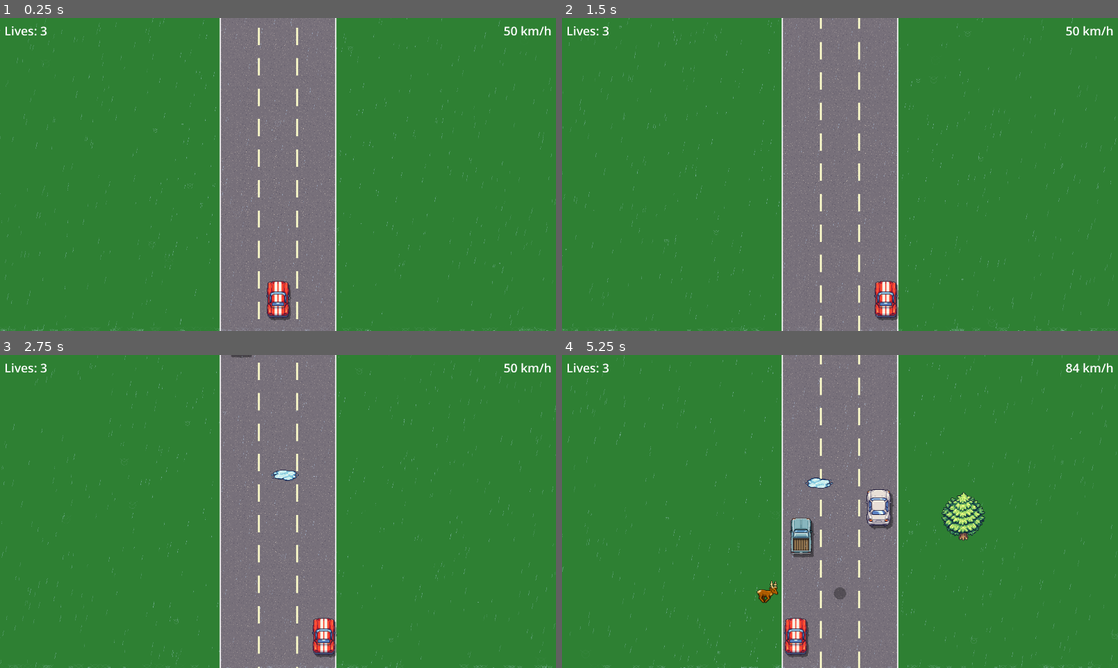
Above: before the commit, frames 1-4 (two rows, left to right).
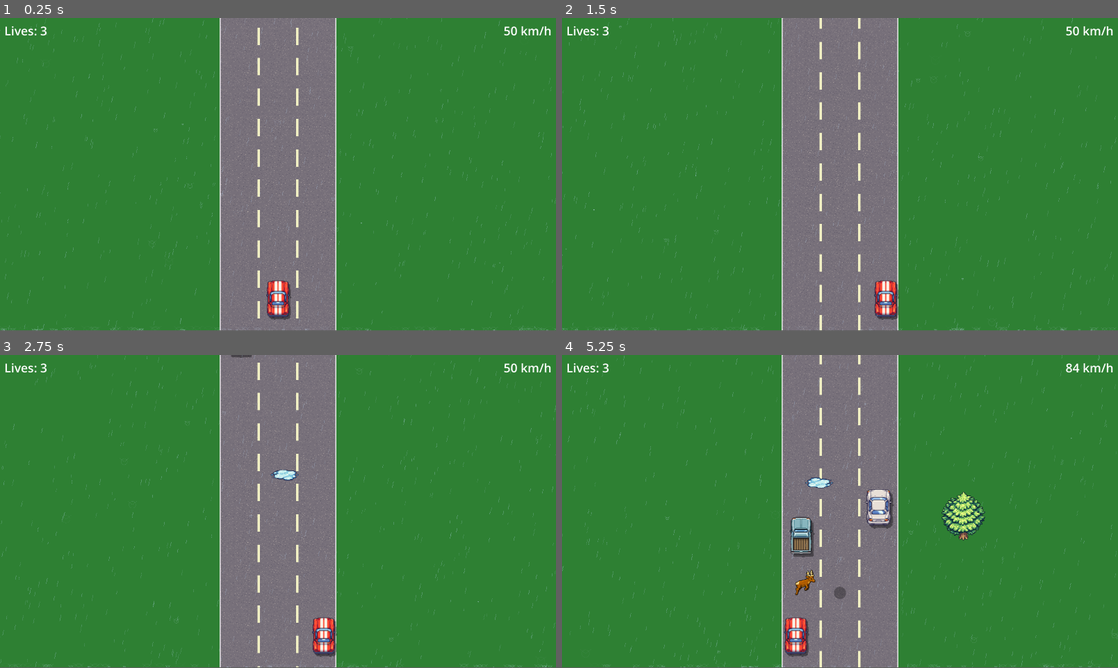
Above: after the commit, the same moments.

Repository: Antonio-Ingegnere/road-race
Game: Godot game, scene res://scenes/main.tscn
Same seed, same stepped clock (60 frames per second), same inputs: the game is played once before the commit and once after it.
Inputs:
- Up to frame 1 (0.25 s): no input
- Up to frame 2 (1.5 s): tap Enter at 0.5 s; hold Right (ui_right) 0.53-1.28 s; hold Down (ui_down) from 1.28 s (still down)
- Up to frame 3 (2.75 s): release Down (ui_down) at 2.03 s; hold Right (ui_right) from 2.03 s (still down)
- Up to frame 4 (5.25 s): release Right (ui_right) at 2.78 s; hold Up (ui_up) 2.78-3.53 s; hold Left (ui_left) 3.53-5.03 s; hold Down (ui_down) from 5.03 s (still down)
In our replay, the window is 800x450 before the commit and 800x449 after it. These sizes can differ from the game's own. Grey fills any space a smaller window leaves; there, only what the larger window draws over its background counts as a difference.

The runs differ from the first frame. In frame 1, 1.5% of the frame differs, in the area x 0-100%, y 0-100%; in frame 2, 1.4%; in frame 3, 1.4%; in frame 4, 2.4%.

Commit message:
Make elk 2× more dangerous: jump twice as fast, stay on road twice as long
Co-Authored-By: Claude Sonnet 4.6 <noreply@anthropic.com>

Diff:
--- a/config.cfg
+++ b/config.cfg
@@ -1,6 +1,6 @@
 [display]
 
-resolution="3840x2160"
+resolution="2560x1440"
 
 [day_night]
 
--- a/scripts/elk_manager.gd
+++ b/scripts/elk_manager.gd
@@ -27,11 +27,11 @@
 const EAT_MIN   := 0.6
 const EAT_MAX   := 1.2
 
-const JUMP_RAISE_TIME := 0.35
-const ON_ROAD_TIME    := 0.45
+const JUMP_RAISE_TIME := 0.18
+const ON_ROAD_TIME    := 0.90
 # Duration of each jump-sheet frame (seconds); must sum to JUMP_TOTAL_TIME
-const JUMP_FRAME_TIMES := [0.18, 0.22, 0.22, 0.18]
-const JUMP_TOTAL_TIME  := 0.80
+const JUMP_FRAME_TIMES := [0.09, 0.11, 0.11, 0.09]
+const JUMP_TOTAL_TIME  := 0.40
 
 const ELK_HIT_HW := 33.0
 const ELK_HIT_HH := 33.0
